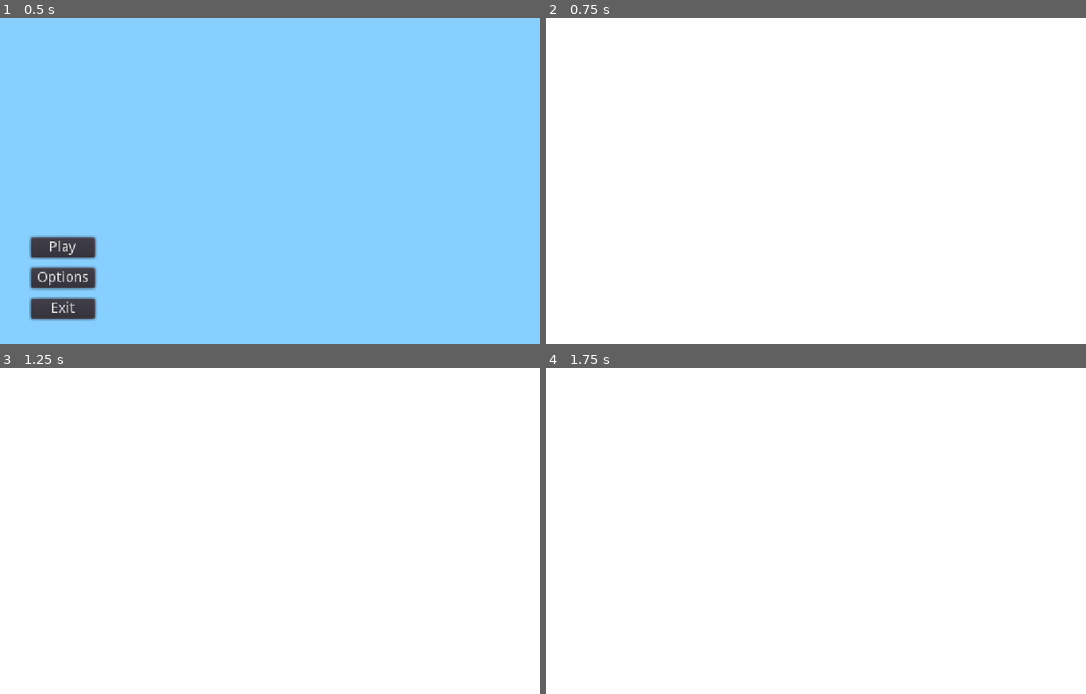
Above: before the commit, frames 1-4 (two rows, left to right).
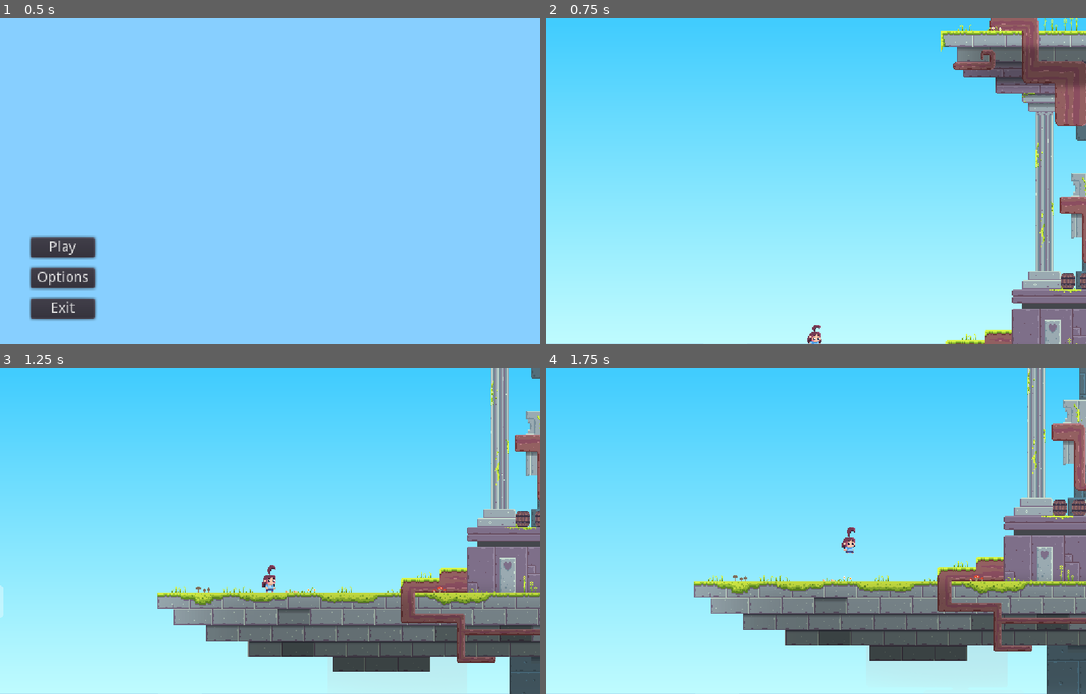
Above: after the commit, the same moments.

Repository: Lemonbrush/ProjectX
Game: Godot game, scene res://UI/GameMenu/GameMenu.tscn
Same seed, same stepped clock (60 frames per second), same inputs: the game is played once before the commit and once after it.
Inputs (mouse positions are in pixels of both pictures, inside the frame that each line leads up to):
- Up to frame 1 (0.5 s): no input
- Up to frame 2 (0.75 s): click "Play" at 0.5 s
- Up to frame 3 (1.25 s): no input
- Up to frame 4 (1.75 s): move the mouse to (934, 514) at 1.27 s; hold D (right) from 1.28 s (still down); hold Space (jump) from 1.28 s (still down)

Frame 1 is identical in both runs. In frame 2, 100% of the frame differs, in the area x 0-100%, y 0-100%; in frame 3, 100%; in frame 4, 100%.

Commit message:
add level transition manager

Diff:
--- /dev/null
+++ b/FadeLevelTransition.gd
@@ -0,0 +1,6 @@
+extends CanvasLayer
+
+signal screen_covered
+
+func emit_screen_covered():
+	emit_signal("screen_covered")
--- a/Levels/Base_world_scene/BaseLevel.gd
+++ b/Levels/Base_world_scene/BaseLevel.gd
@@ -4,8 +4,6 @@
 var bookMenu						= preload("res://UI/BookMenu/BookMenu.tscn")
 
 onready var player 				= get_node("Player")
-export var shader_colorRect_path: NodePath
-onready var shader_colorRect 	= get_node(shader_colorRect_path)
 
 onready var animationPlayer 		= $AnimationPlayer
 onready var page_collectable 	= $Collectables/Page
@@ -16,7 +14,6 @@
 	FileManager.current_level = get_tree().get_current_scene().get_name()
 	FileManager.load_game()
 	correct_player_position_by_door()
-	visual_transition_open(false)
 
 	page_collectable.connect("page_collected", self, "on_page_collected")
 
@@ -27,27 +24,6 @@
 	elif event.is_action_pressed("book_menu"):
 		var bookInstance = bookMenu.instance()
 		add_child(bookInstance)
-
-######## Intro Animation Logic ########
-
-func visual_transition_open(is_opening):
-	var _t = player.get_global_transform_with_canvas().origin
-	if shader_colorRect != null:
-		shader_colorRect.get_material().set_shader_param("target", player.get_global_transform_with_canvas().origin)
-
-		$IntroAnimationShader/Tween.interpolate_property(
-				shader_colorRect.get_material(),
-				"shader_param/intensity",
-				float(is_opening),
-				float(not is_opening),
-				1,
-				Tween.TRANS_LINEAR,
-				Tween.EASE_IN
-				)
-
-		$IntroAnimationShader/Tween.start()
-	else:
-		$IntroAnimationShader/CircleTransition.visible = false
 
 ###### Level Events Logic #########
 
@@ -60,9 +36,8 @@
 	FileManager.save_game()
 
 func correct_player_position_by_door():
-	print("Going fing ", Global.door_name)
 	if Global.door_name:
 		var door_node = find_node(Global.door_name)
 		if door_node:
-			print("Position corrected")
 			player.global_position = door_node.global_position
+			$Camera2D.global_position = door_node.global_position
--- a/Levels/Demo_world/DemoWorld.tscn
+++ b/Levels/Demo_world/DemoWorld.tscn
@@ -1,6 +1,5 @@
-[gd_scene load_steps=47 format=2]
-
-[ext_resource path="res://Shaders/RoundTransitionShader.tres" type="Shader" id=1]
+[gd_scene load_steps=45 format=2]
+
 [ext_resource path="res://Assets/Lighting/playerLight.png" type="Texture" id=2]
 [ext_resource path="res://Assets/Lighting/shadow.png" type="Texture" id=3]
 [ext_resource path="res://WorldObjects/Page/Page.tscn" type="PackedScene" id=4]
@@ -162,12 +161,6 @@
 
 [sub_resource type="RectangleShape2D" id=18]
 extents = Vector2( 10, 58.5 )
-
-[sub_resource type="ShaderMaterial" id=33]
-shader = ExtResource( 1 )
-shader_param/target = Vector2( 0.5, 0.5 )
-shader_param/intensity = null
-shader_param/color = null
 
 [sub_resource type="TileSet" id=36]
 0/name = "GrassDecorationsSheet.png 0"
@@ -594,7 +587,6 @@
 [node name="DemoWorld" type="Node2D"]
 position = Vector2( -3, -62 )
 script = ExtResource( 10 )
-shader_colorRect_path = NodePath("IntroAnimationShader/CircleTransition")
 
 [node name="AnimationPlayer" type="AnimationPlayer" parent="."]
 pause_mode = 2
@@ -607,7 +599,7 @@
 
 [node name="Camera2D" type="Camera2D" parent="."]
 pause_mode = 2
-position = Vector2( 78, 197 )
+position = Vector2( -415, -207 )
 current = true
 smoothing_enabled = true
 smoothing_speed = 3.0
@@ -963,18 +955,6 @@
 [node name="CollisionShape2D" type="CollisionShape2D" parent="AirBlowers/StaticBody2D/Area2D"]
 position = Vector2( -278, -73 )
 shape = SubResource( 18 )
-
-[node name="IntroAnimationShader" type="CanvasLayer" parent="."]
-
-[node name="CircleTransition" type="ColorRect" parent="IntroAnimationShader"]
-material = SubResource( 33 )
-anchor_right = 1.0
-anchor_bottom = 1.0
-__meta__ = {
-"_edit_use_anchors_": false
-}
-
-[node name="Tween" type="Tween" parent="IntroAnimationShader"]
 
 [node name="Collectables" type="Node" parent="."]
 
--- a/Levels/Demo_world/LoveGate/Gates.gd
+++ b/Levels/Demo_world/LoveGate/Gates.gd
@@ -16,7 +16,8 @@
 	if event.is_action_pressed("jump") && isAbleToTransition:
 		Global.door_name = nextDoorName
 		print("This door is connected to ", nextDoorName)
-		var _scene = get_tree().change_scene("res://Levels/Demo_world_2/DemoWorld_2.tscn")
+		#var _scene = get_tree().change_scene("res://Levels/Demo_world_2/DemoWorld_2.tscn")
+		LevelManager.transition_to_level("res://Levels/Demo_world_2/DemoWorld_2.tscn")
 
 func on_open_gates_call():
 	isOpen = true
--- a/Levels/Demo_world_2/DemoWorld_2.tscn
+++ b/Levels/Demo_world_2/DemoWorld_2.tscn
@@ -1,6 +1,5 @@
-[gd_scene load_steps=21 format=2]
-
-[ext_resource path="res://Shaders/RoundTransitionShader.tres" type="Shader" id=1]
+[gd_scene load_steps=19 format=2]
+
 [ext_resource path="res://Assets/Lighting/playerLight.png" type="Texture" id=2]
 [ext_resource path="res://Assets/Lighting/shadow.png" type="Texture" id=3]
 [ext_resource path="res://WorldObjects/Page/Page.tscn" type="PackedScene" id=4]
@@ -28,12 +27,6 @@
 
 [sub_resource type="RectangleShape2D" id=1]
 extents = Vector2( 512, 8 )
-
-[sub_resource type="ShaderMaterial" id=33]
-shader = ExtResource( 1 )
-shader_param/target = Vector2( 0.5, 0.5 )
-shader_param/intensity = null
-shader_param/color = null
 
 [sub_resource type="TileSet" id=36]
 0/name = "GrassDecorationsSheet.png 0"
@@ -460,7 +453,6 @@
 [node name="DemoWorld_2" type="Node2D"]
 position = Vector2( -3, -62 )
 script = ExtResource( 10 )
-shader_colorRect_path = NodePath("IntroAnimationShader/CircleTransition")
 
 [node name="WorldEnvironment" type="WorldEnvironment" parent="."]
 environment = SubResource( 30 )
@@ -536,18 +528,6 @@
 
 [node name="AirBlowers" type="Node" parent="."]
 
-[node name="IntroAnimationShader" type="CanvasLayer" parent="."]
-
-[node name="CircleTransition" type="ColorRect" parent="IntroAnimationShader"]
-material = SubResource( 33 )
-anchor_right = 1.0
-anchor_bottom = 1.0
-__meta__ = {
-"_edit_use_anchors_": false
-}
-
-[node name="Tween" type="Tween" parent="IntroAnimationShader"]
-
 [node name="Collectables" type="Node" parent="."]
 
 [node name="Page" parent="Collectables" groups=["Persist"] instance=ExtResource( 4 )]
--- a/Levels/Demo_world_2/SimpleGate.gd
+++ b/Levels/Demo_world_2/SimpleGate.gd
@@ -16,7 +16,7 @@
 		Global.door_name = nextDoorName
 		print("This door is connected to ", nextDoorName)
 
-		var _scene = get_tree().change_scene(nextScenePath)
+		LevelManager.transition_to_level(nextScenePath)
 
 func on_player_entered(_body):
 	isAbleToTransition = true
--- /dev/null
+++ b/Saves/DemoWorld.tres
@@ -0,0 +1,8 @@
+{"filename":"res://Levels/Demo_world/LoveGate/Gates.tscn","nextDoorName":"Gates_2","parent":"/root/DemoWorld","pos_x":-1,"pos_y":-27,"state":true,"z_index":-1}
+{"filename":"res://WorldObjects/Barrel/Barrel.tscn","parent":"/root/DemoWorld/Destructables","pos_x":-107,"pos_y":-435.000519,"state":0,"z_index":0}
+{"filename":"res://WorldObjects/Barrel/Barrel.tscn","parent":"/root/DemoWorld/Destructables","pos_x":135,"pos_y":-322.866821,"state":0,"z_index":0}
+{"filename":"res://WorldObjects/Barrel/Barrel.tscn","parent":"/root/DemoWorld/Destructables","pos_x":-172,"pos_y":-129.000519,"state":0,"z_index":0}
+{"filename":"res://WorldObjects/Barrel/Barrel.tscn","parent":"/root/DemoWorld/Destructables","pos_x":265,"pos_y":-65.000519,"state":0,"z_index":0}
+{"filename":"res://WorldObjects/Barrel/Barrel.tscn","parent":"/root/DemoWorld/Destructables","pos_x":-153,"pos_y":-129.000519,"state":0,"z_index":0}
+{"filename":"res://WorldObjects/Barrel/Barrel.tscn","parent":"/root/DemoWorld/Destructables","pos_x":117.919365,"pos_y":-307.000519,"state":0,"z_index":0}
+{"filename":"res://WorldObjects/Barrel/Barrel.tscn","parent":"/root/DemoWorld/Destructables","pos_x":134,"pos_y":-306.866302,"state":0,"z_index":0}
--- /dev/null
+++ b/UI/ScreenTransitionAnimations/CircleShrink/CircleShrink.gd
@@ -0,0 +1,35 @@
+extends CanvasLayer
+
+onready var freeTimer = $QueueFreeTimer
+
+export var shader_colorRect_path: NodePath
+onready var shader_colorRect 	= get_node(shader_colorRect_path)
+
+onready var tween = $Tween
+
+func _ready():
+	freeTimer.connect("timeout", self, "on_timer_timeout")
+
+func visual_transition_open(is_opening, player):
+	freeTimer.start()
+
+	var _t = player.get_global_transform_with_canvas().origin
+	if shader_colorRect != null:
+		shader_colorRect.get_material().set_shader_param("target", player.get_global_transform_with_canvas().origin)
+
+		tween.interpolate_property(
+			shader_colorRect.get_material(),
+			"shader_param/intensity",
+			float(is_opening),
+			float(not is_opening),
+			1,
+			Tween.TRANS_LINEAR,
+			Tween.EASE_IN
+			)
+
+		tween.start()
+	else:
+		$CircleTransition.visible = false
+
+func on_timer_timeout():
+	queue_free()
--- /dev/null
+++ b/UI/ScreenTransitionAnimations/CircleShrink/CircleShrink.tscn
@@ -0,0 +1,26 @@
+[gd_scene load_steps=4 format=2]
+
+[ext_resource path="res://Shaders/RoundTransitionShader.tres" type="Shader" id=1]
+[ext_resource path="res://UI/ScreenTransitionAnimations/CircleShrink/CircleShrink.gd" type="Script" id=2]
+
+[sub_resource type="ShaderMaterial" id=33]
+shader = ExtResource( 1 )
+shader_param/target = Vector2( 0.5, 0.5 )
+shader_param/intensity = null
+shader_param/color = null
+
+[node name="CircleShrink" type="CanvasLayer"]
+script = ExtResource( 2 )
+shader_colorRect_path = NodePath("CircleTransition")
+
+[node name="CircleTransition" type="ColorRect" parent="."]
+material = SubResource( 33 )
+anchor_right = 1.0
+anchor_bottom = 1.0
+__meta__ = {
+"_edit_use_anchors_": false
+}
+
+[node name="Tween" type="Tween" parent="."]
+
+[node name="QueueFreeTimer" type="Timer" parent="."]
--- /dev/null
+++ b/UI/ScreenTransitionAnimations/FadeTransition/FadeLevelTransition.tscn
@@ -0,0 +1,62 @@
+[gd_scene load_steps=3 format=2]
+
+[ext_resource path="res://FadeLevelTransition.gd" type="Script" id=1]
+
+[sub_resource type="Animation" id=3]
+resource_name = "transition"
+step = 0.05
+tracks/0/type = "value"
+tracks/0/path = NodePath("ColorRect:color")
+tracks/0/interp = 1
+tracks/0/loop_wrap = true
+tracks/0/imported = false
+tracks/0/enabled = true
+tracks/0/keys = {
+"times": PoolRealArray( 0, 0.5, 1 ),
+"transitions": PoolRealArray( 1, 1, 1 ),
+"update": 0,
+"values": [ Color( 0, 0, 0, 0 ), Color( 0, 0, 0, 1 ), Color( 0, 0, 0, 0 ) ]
+}
+tracks/1/type = "method"
+tracks/1/path = NodePath(".")
+tracks/1/interp = 1
+tracks/1/loop_wrap = true
+tracks/1/imported = false
+tracks/1/enabled = true
+tracks/1/keys = {
+"times": PoolRealArray( 0.5 ),
+"transitions": PoolRealArray( 1 ),
+"values": [ {
+"args": [  ],
+"method": "emit_screen_covered"
+} ]
+}
+tracks/2/type = "method"
+tracks/2/path = NodePath(".")
+tracks/2/interp = 1
+tracks/2/loop_wrap = true
+tracks/2/imported = false
+tracks/2/enabled = true
+tracks/2/keys = {
+"times": PoolRealArray( 1 ),
+"transitions": PoolRealArray( 1 ),
+"values": [ {
+"args": [  ],
+"method": "queue_free"
+} ]
+}
+
+[node name="FadeLevelTransition" type="CanvasLayer"]
+script = ExtResource( 1 )
+
+[node name="ColorRect" type="ColorRect" parent="."]
+anchor_right = 1.0
+anchor_bottom = 1.0
+color = Color( 0, 0, 0, 0 )
+__meta__ = {
+"_edit_use_anchors_": false
+}
+
+[node name="AnimationPlayer" type="AnimationPlayer" parent="."]
+autoplay = "transition"
+anims/transition = SubResource( 3 )
--- /dev/null
+++ b/Utils/LevelManager.gd
@@ -0,0 +1,11 @@
+extends Node
+
+var fade_transition = preload("res://UI/ScreenTransitionAnimations/FadeTransition/FadeLevelTransition.tscn")
+
+func transition_to_level(levelPath):
+	yield(get_tree().create_timer(.1),"timeout")
+	var screenTransition = fade_transition.instance()
+	add_child(screenTransition)
+
+	yield(screenTransition, "screen_covered")
+	var _scene = get_tree().change_scene(levelPath)
--- a/WorldObjects/Camera/Camera2D.gd
+++ b/WorldObjects/Camera/Camera2D.gd
@@ -11,7 +11,6 @@
 
 func _process(delta):
 	acquire_target_position()
-	print(targetPosition)
 	global_position = lerp(targetPosition, global_position, pow(2, -15 * delta))
 
 func acquire_target_position():
@@ -27,7 +26,3 @@
 		targetPosition.y -= 25
 		return true
 	return false
-
-func instant_focuse():
-	acquire_target_position()
-	global_position = targetPosition
--- a/project.godot
+++ b/project.godot
@@ -47,6 +47,7 @@
 
 FileManager="*res://Utils/DataSave/File_manager.gd"
 Global="*res://Utils/Global.gd"
+LevelManager="*res://Utils/LevelManager.gd"
 
 [display]
 
